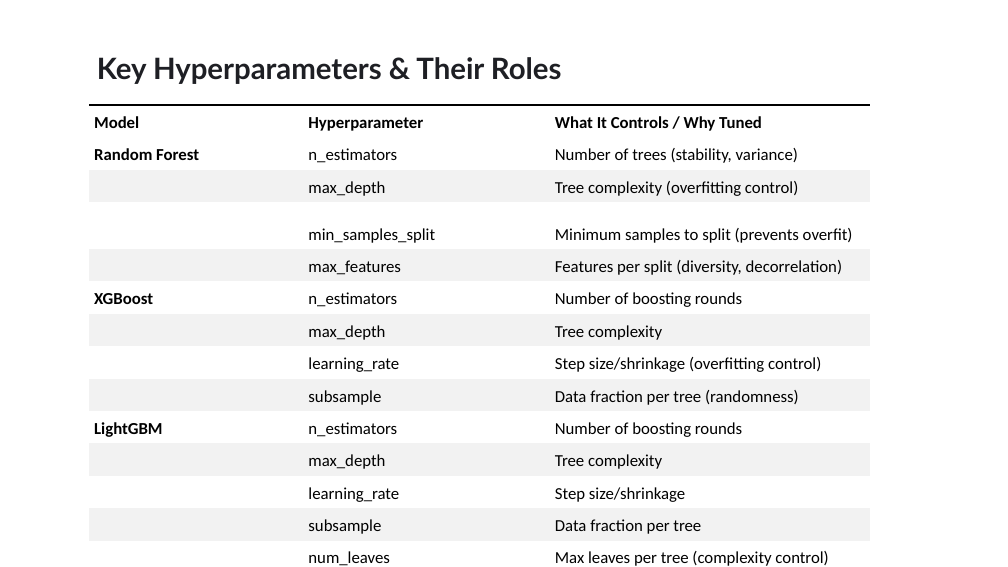
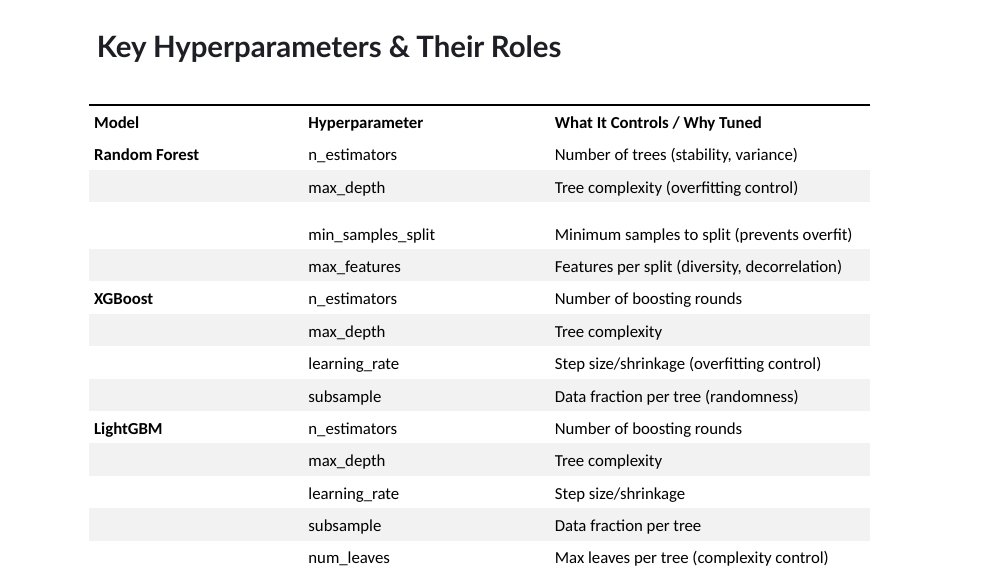
Before and after one commit to sjohny-uh/Causal_Inference_Project, a slide deck: slide 17 of Presentation/Causal_Inference_Presentation.pptx (slide 18 before the commit). Drawn at 1008x567 pixels with LibreOffice and Linux fonts; fonts in the diff are those of the drawing. Boxes give left, top, right and bottom in pixels: in the first picture for what was removed or moved away, otherwise in the second. Text is boxed around its words. In the diff, an @@ line names an element or a change of style, - is before the commit and + after.

```diff
--- a/Presentation/Causal_Inference_Presentation.pptx
+++ b/Presentation/Causal_Inference_Presentation.pptx
@@ text "Key Hyperparameters & Their Roles": place and size @@
-text "Key Hyperparameters & Their Roles" at <box>97,57,562,84</box>
+text "Key Hyperparameters & Their Roles" at <box>97,35,562,62</box>
```
Also in this commit, not shown: 3 other slides changed, 1 slide removed, 2 other files.
